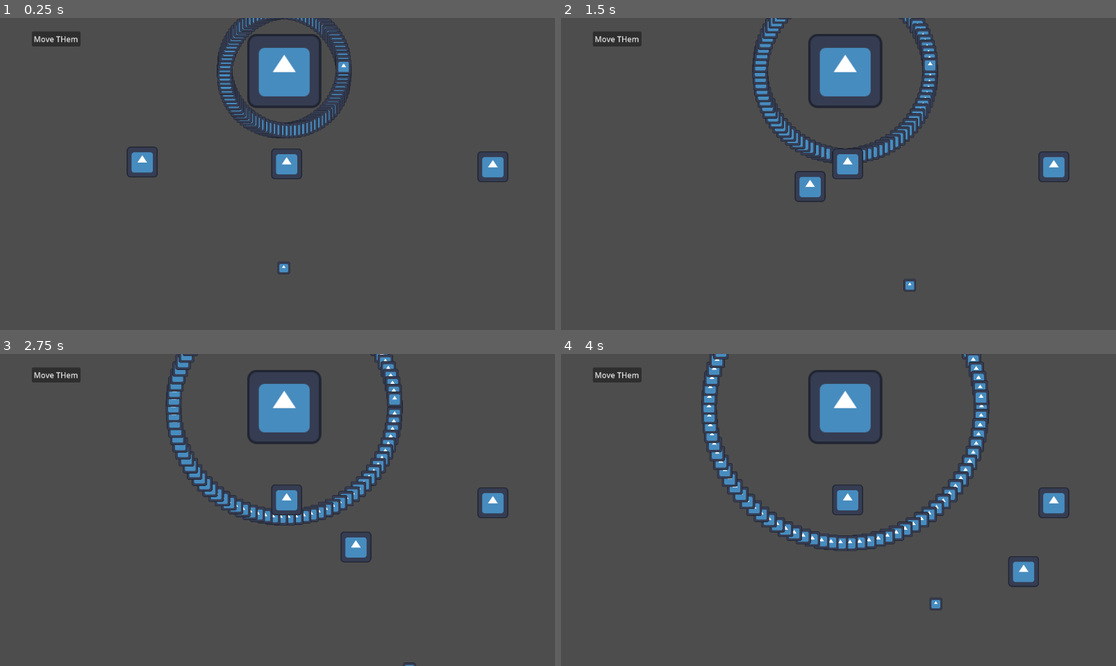
Above: before the commit, frames 1-4 (two rows, left to right).
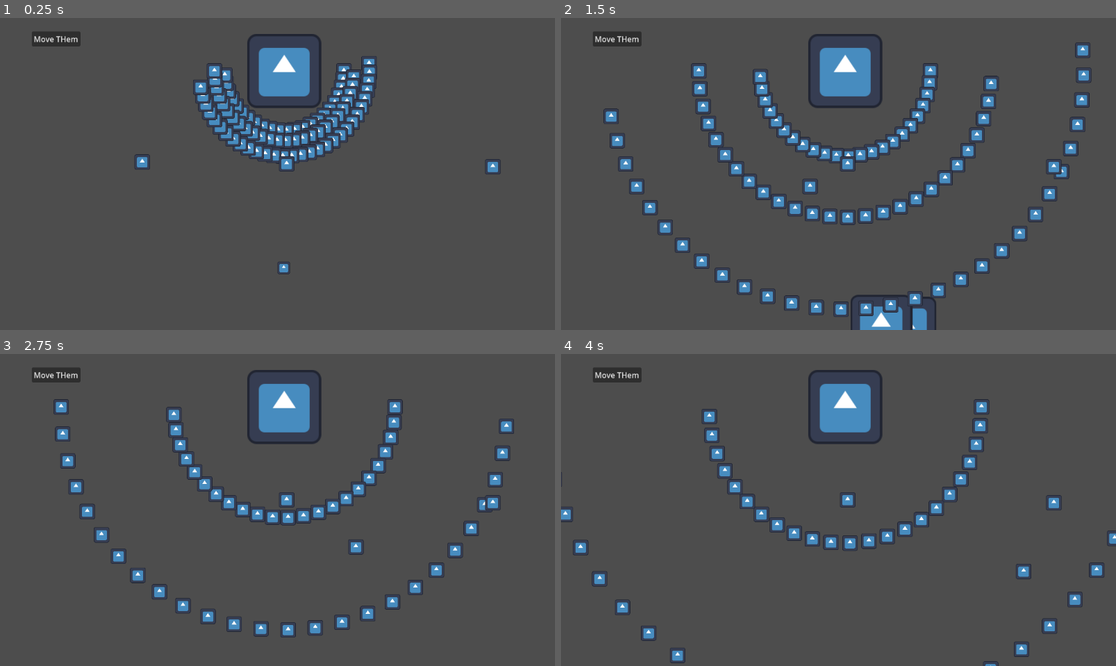
Above: after the commit, the same moments.

Repository: nullPinka/bulletjam6unstable
Game: Godot game, scene res://scenes/main/main.tscn
Same seed, same stepped clock (60 frames per second), same inputs: the game is played once before the commit and once after it. The engine's default icon, where the game draws it, is replaced by a stand-in: a white triangle on a blue panel in a dark square.
Inputs:
- Up to frame 1 (0.25 s): no input
- Up to frame 2 (1.5 s): hold D 0.53-1.28 s; hold S from 1.28 s (still down)
- Up to frame 3 (2.75 s): release S at 2.03 s; hold D from 2.03 s (still down)
- Up to frame 4 (4 s): release D at 2.78 s; hold W 2.78-3.53 s; hold A from 3.53 s (still down)

The runs differ from the first frame. In frame 1, 4.9% of the frame differs, in the area x 22-92%, y 0-53%; in frame 2, 8.1%, in the area x 7-96%, y 0-100%; in frame 3, 4.9%; in frame 4, 4.1%.

Commit message:
boss attack progress

Diff:
--- a/project.godot
+++ b/project.godot
@@ -12,7 +12,7 @@
 
 config/name="bulletjam6unstable"
 run/main_scene="uid://4bkx8lxkjdx1"
-config/features=PackedStringArray("4.4", "C#", "Forward Plus")
+config/features=PackedStringArray("4.4", "Forward Plus")
 config/icon="res://icon.svg"
 
 [dotnet]
--- a/scenes/boss/boss.gd
+++ b/scenes/boss/boss.gd
@@ -3,11 +3,18 @@
 var r = 6
 var spawncirc = PI * r * r
 
-func _ready():
-	var newbull = load("res://scenes/bullets/linearbullet.tscn")
-	for i in range(0, 359, 4):
+func circumatt(from, to, gap, bullet : String, speed = 1):
+	var newbull = load("res://scenes/bullets/" + bullet + ".tscn")
+	for i in range(from, to, gap):
 		var tempbull = newbull.instantiate()
 		tempbull.scale = Vector2(0.5,0.5)
 		tempbull.position = spawncirc * Vector2.from_angle(i * (PI / 180))
 		tempbull.anglefromboss = Vector2.from_angle(i * (PI / 180))
+		tempbull.speed = speed
 		add_child(tempbull)
+	return;
+
+func _ready():
+	circumatt(0, 180, 8, "linearbullet")
+	circumatt(5, 185, 7, "linearbullet", 3)
+	circumatt(-5, 175, 6, "linearbullet", 6)
--- a/scenes/bullets/cubicbullet.tscn
+++ b/scenes/bullets/cubicbullet.tscn
@@ -7,6 +7,7 @@
 radius = 32.1403
 
 [node name="bullet" type="Node2D"]
+scale = Vector2(0.5, 0.5)
 script = ExtResource("1_es88q")
 
 [node name="Icon" type="Sprite2D" parent="."]
--- a/scenes/bullets/linearbullet.gd
+++ b/scenes/bullets/linearbullet.gd
@@ -3,13 +3,15 @@
 var movefunc = func(p0, p1, t) : return p0.lerp(p1, t)
 var endp = Vector2.ZERO
 var anglefromboss = Vector2.ZERO
+var speed = 1
 
 func rng_fade():
 	randomize()
-	var time = randf()
-	var period = randi() + randf()
+	var fadeout = randf()
+	var time = randi() + randf()
+	var freq = randi()
 	return;
 
 func _physics_process(delta: float) -> void:
 	super._physics_process(delta)
-	position += Vector2(1,1).normalized() * anglefromboss
+	position += Vector2(1,1).normalized() * anglefromboss * speed
--- a/scenes/bullets/linearbullet.tscn
+++ b/scenes/bullets/linearbullet.tscn
@@ -7,6 +7,7 @@
 radius = 32.1403
 
 [node name="bullet" type="Node2D"]
+scale = Vector2(0.5, 0.5)
 script = ExtResource("1_hkx5r")
 
 [node name="Icon" type="Sprite2D" parent="."]
@@ -14,6 +15,7 @@
 texture = ExtResource("2_giinc")
 
 [node name="Area2D" type="Area2D" parent="."]
+scale = Vector2(0.9, 0.9)
 
 [node name="CollisionShape2D" type="CollisionShape2D" parent="Area2D"]
 shape = SubResource("CircleShape2D_5f1na")
--- a/scenes/bullets/quadraticbullet.tscn
+++ b/scenes/bullets/quadraticbullet.tscn
@@ -7,6 +7,7 @@
 radius = 32.1403
 
 [node name="bullet" type="Node2D"]
+scale = Vector2(0.5, 0.5)
 script = ExtResource("1_m2lxn")
 
 [node name="Icon" type="Sprite2D" parent="."]
@@ -14,6 +15,7 @@
 texture = ExtResource("2_1j2po")
 
 [node name="Area2D" type="Area2D" parent="."]
+scale = Vector2(0.9, 0.9)
 
 [node name="CollisionShape2D" type="CollisionShape2D" parent="Area2D"]
 shape = SubResource("CircleShape2D_5f1na")
